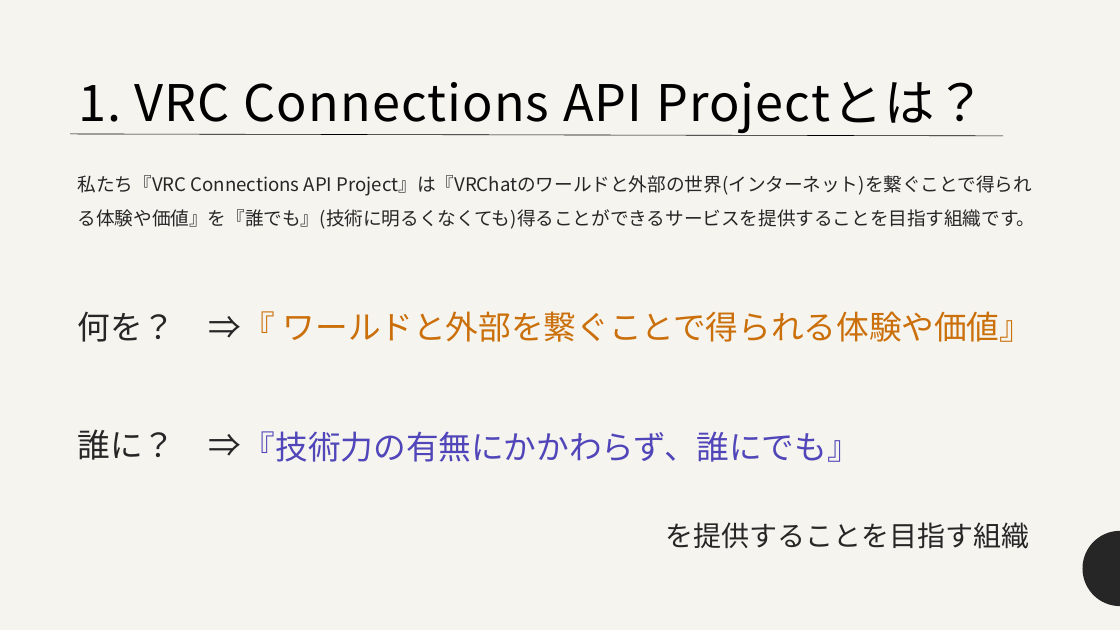
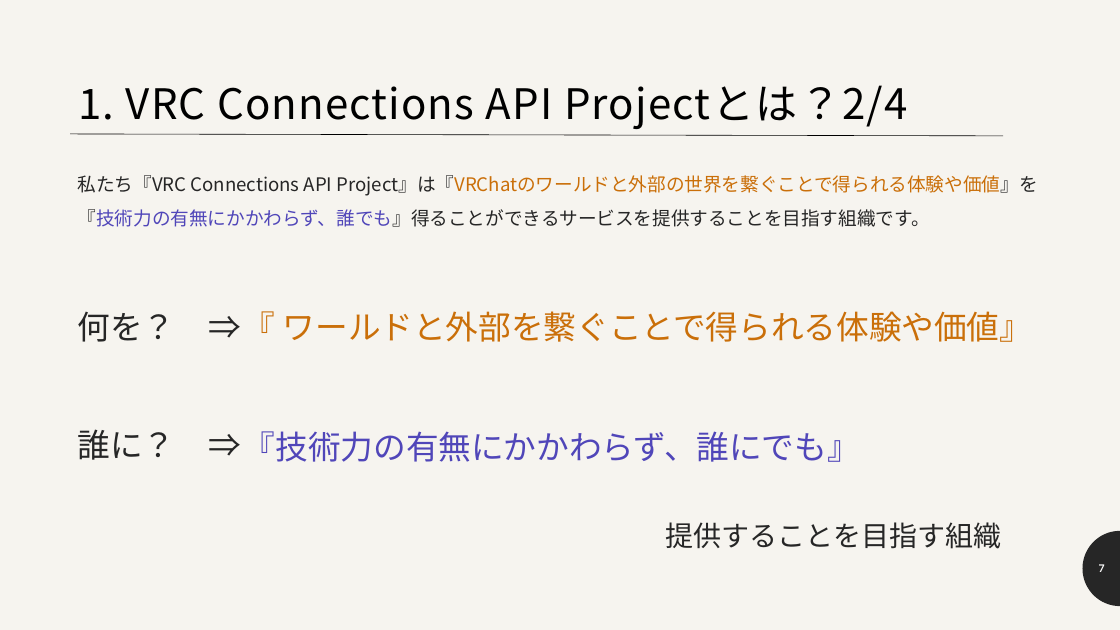
Before and after one commit to nHaruka-git/VRC-Connestions-API-Project-Public-Resources, a slide deck: slide 7 of 対外紹介資料.pptx (slide 3 before the commit). Drawn at 1120x630 pixels with LibreOffice and Linux fonts; fonts in the diff are those of the drawing. Boxes give left, top, right and bottom in pixels: in the first picture for what was removed or moved away, otherwise in the second. Text is boxed around its words. In the diff, an @@ line names an element or a change of style, - is before the commit and + after.

```diff
--- a/対外紹介資料.pptx
+++ b/対外紹介資料.pptx
@@ title at (78, 85, 907, 129): text changed; size 43.2 to 36 pt @@
-1. VRC Connections API Projectとは？
+1. VRC Connections API Projectとは？2/4
@@ text at (78, 175, 1039, 227): text changed @@
-私たち『VRC Connections API Project』は『VRChatのワールドと外部の世界(インターネット)を繋ぐことで得られる体験や価値』を『誰でも』(技術に明るくなくても)得ることができるサービスを提供することを目指す組織です。
+私たち『VRC Connections API Project』は『VRChatのワールドと外部の世界を繋ぐことで得られる体験や価値』を『技術力の有無にかかわらず、誰でも』得ることができるサービスを提供することを目指す組織です。
@@ text at (666, 522, 1002, 549): text changed @@
-を提供することを目指す組織
+提供することを目指す組織
@@ page number added at (1099, 564, 1105, 572), 9 pt, text #FFFFFF, bold @@
+7
```
Also in this commit, not shown: 6 other slides changed, 10 slides added, 2 slides removed, 25 other files.
